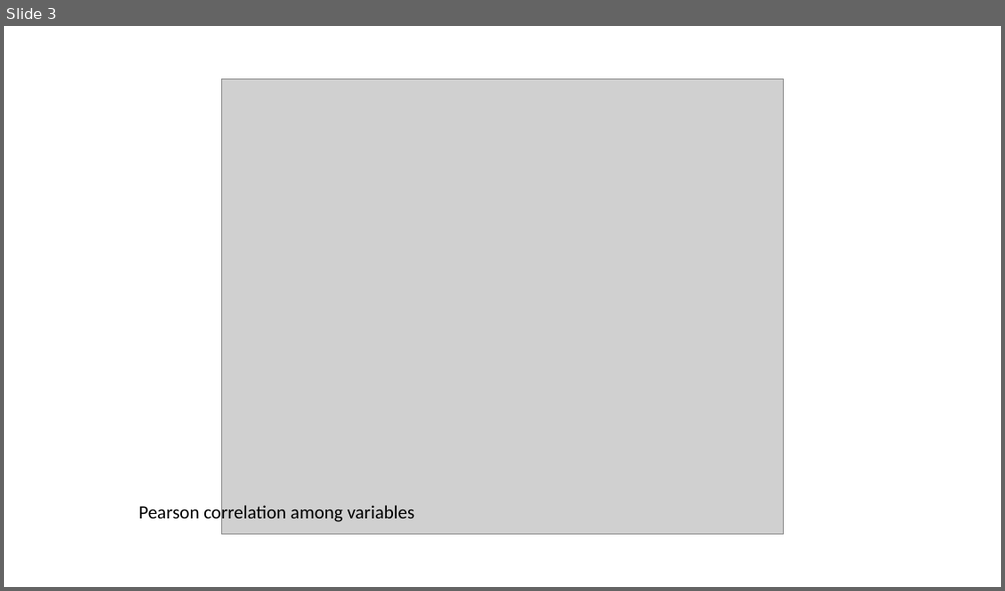
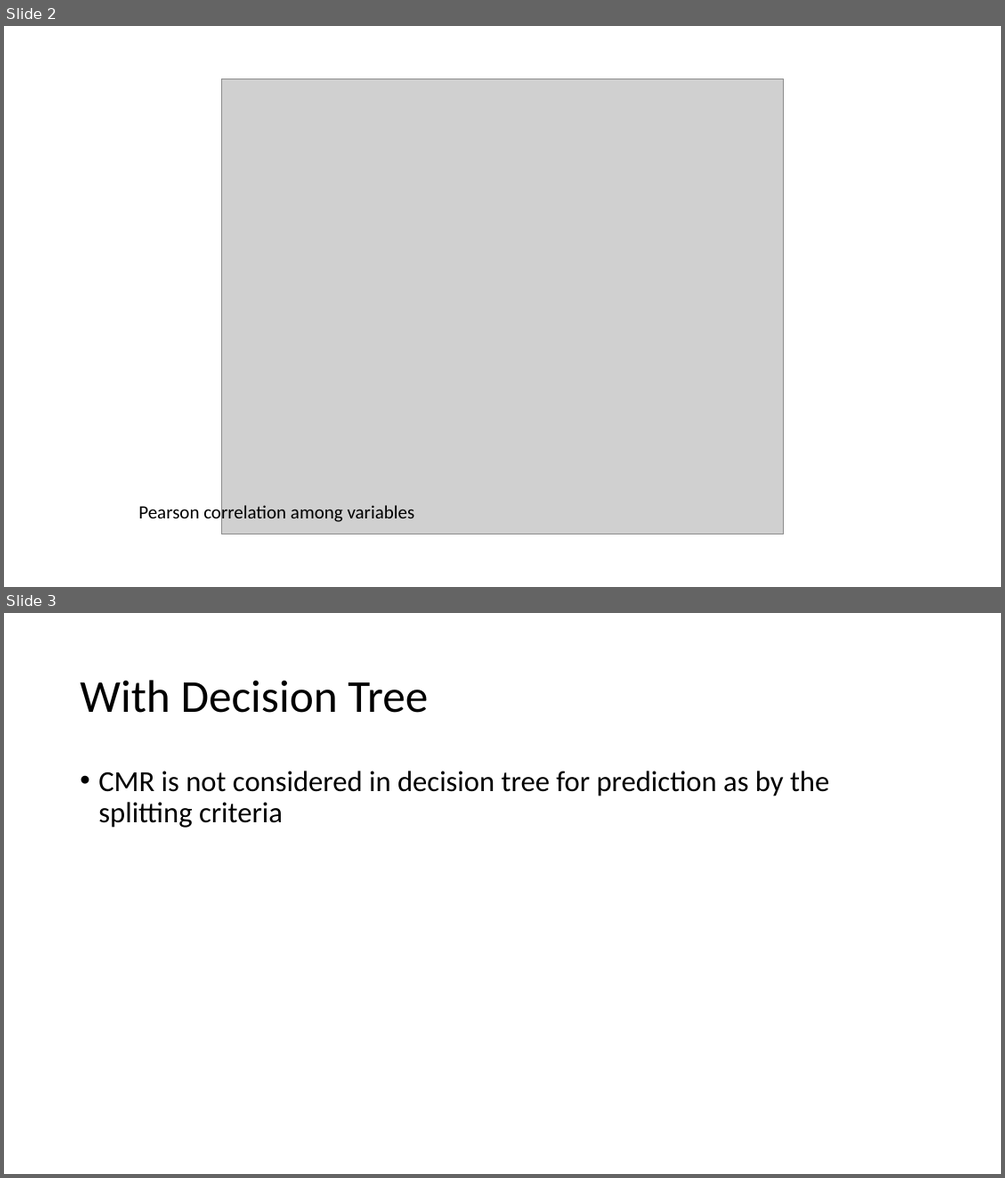
Before and after one commit to Crispae/CPR_data, a slide deck: NewCPRdata.pptx. Shown one above the other, each under a label of ours: slide 3 before the commit, slides 2 and 3 after it. The pictures are 1005x591 and 1005x1178 pixels, drawn with LibreOffice and Linux fonts; fonts in the diff are those of the drawing; grey boxes stand for pictures. Boxes give left, top, right and bottom in pixels: in the first picture for what was removed or moved away, otherwise in the second. Text is boxed around its words. In the diff, an @@ line names an element or a change of style, - is before the commit and + after.

```diff
--- a/NewCPRdata.pptx
+++ b/NewCPRdata.pptx
@@ slide 3 added at bbox=[4, 613, 1001, 1174], background #FFFFFF @@
@@ title added at bbox=[80, 680, 428, 713], 44 pt, text #000000 @@
+With Decision Tree
@@ text added at bbox=[98, 771, 829, 827], 28 pt, text #000000 @@
+• CMR is not considered in decision tree for prediction as by the splitting criteria
@@ what was slide 3 is now slide 2 @@
```
Also in this commit, not shown: 1 slide changed, 10 other slides added.
